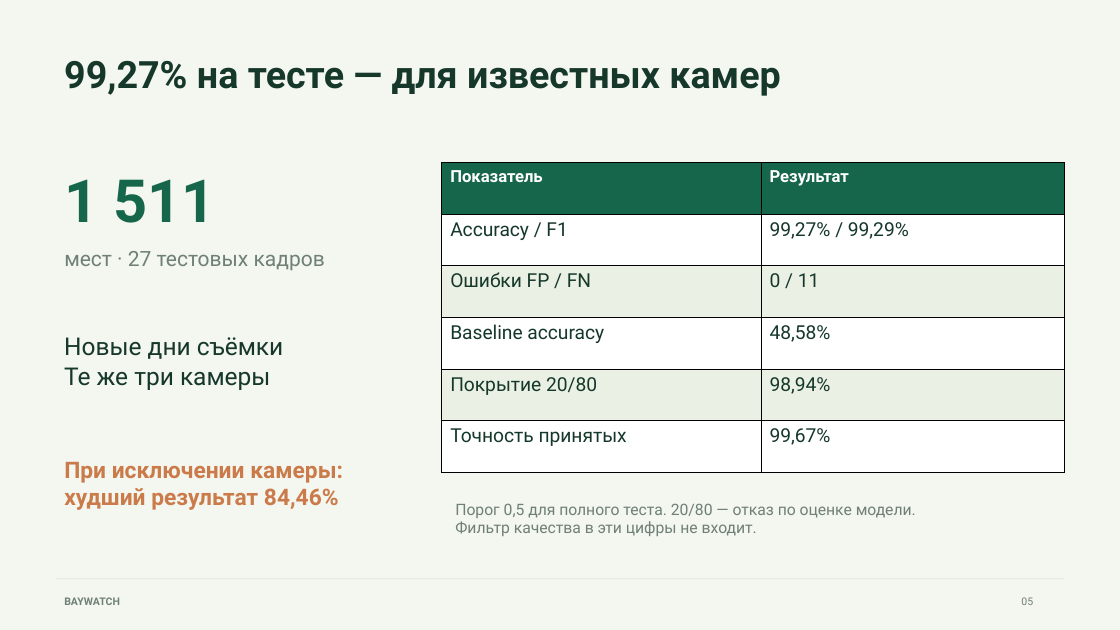
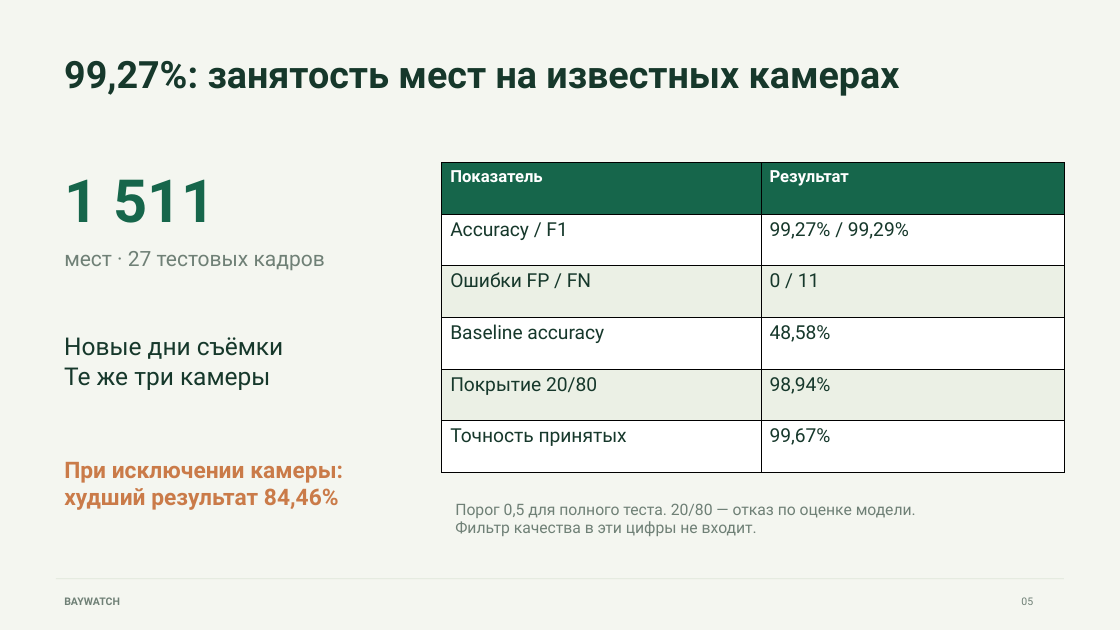
Before and after one commit to baytoooo/baywatch-vision, a slide deck: slide 5 of docs/BayWatch-defence.pptx. Drawn at 1120x630 pixels with LibreOffice and Linux fonts; fonts in the diff are those of the drawing. Boxes give left, top, right and bottom in pixels: in the first picture for what was removed or moved away, otherwise in the second. Text is boxed around its words. In the diff, an @@ line names an element or a change of style, - is before the commit and + after.

```diff
--- a/docs/BayWatch-defence.pptx
+++ b/docs/BayWatch-defence.pptx
@@ text at <box>64,61,900,96</box>: text changed @@
-99,27% на тесте — для известных камер
+99,27%: занятость мест на известных камерах
```
Also in this commit, not shown: 2 other slides changed, 1 slide added, 1 slide removed, 26 other files.
